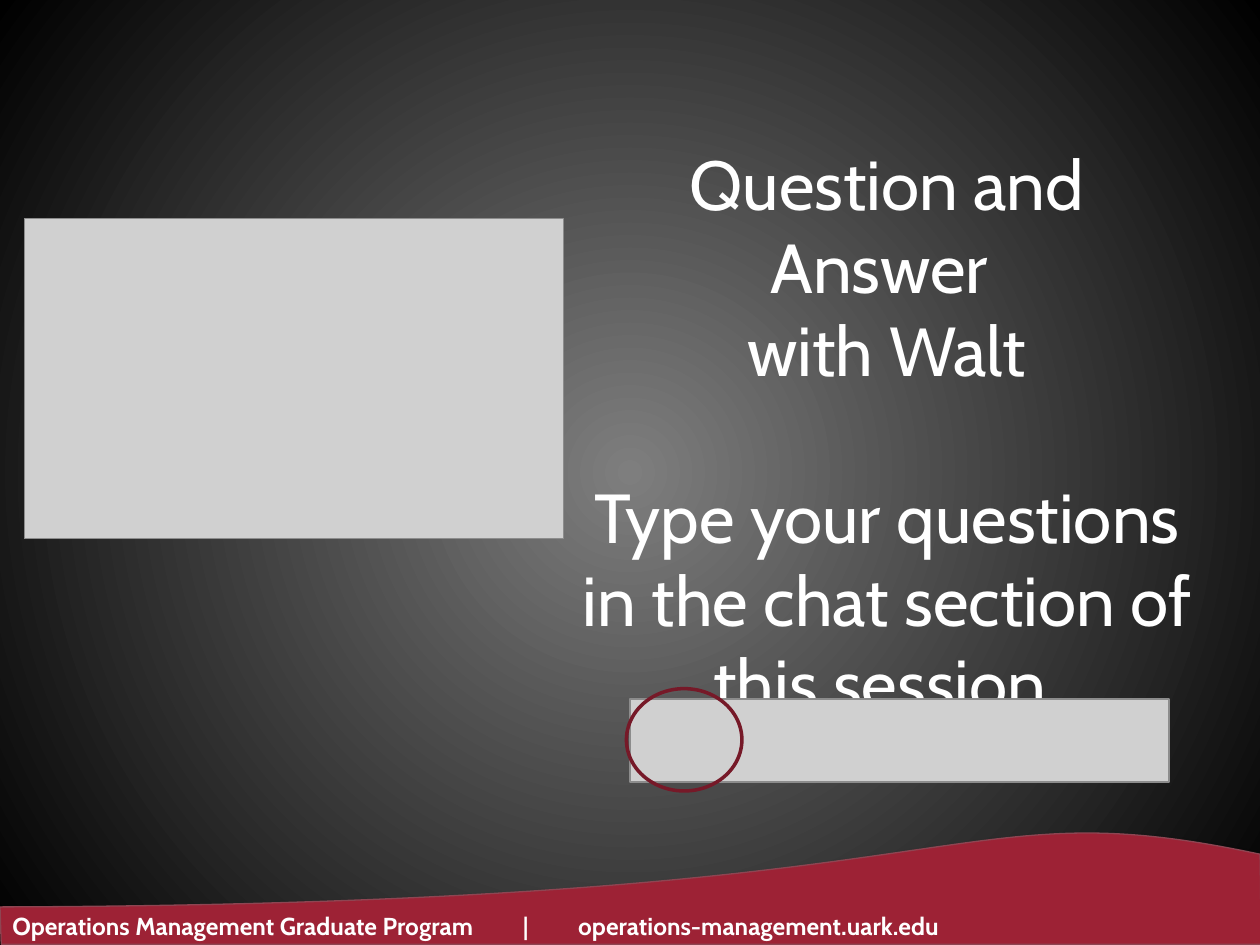
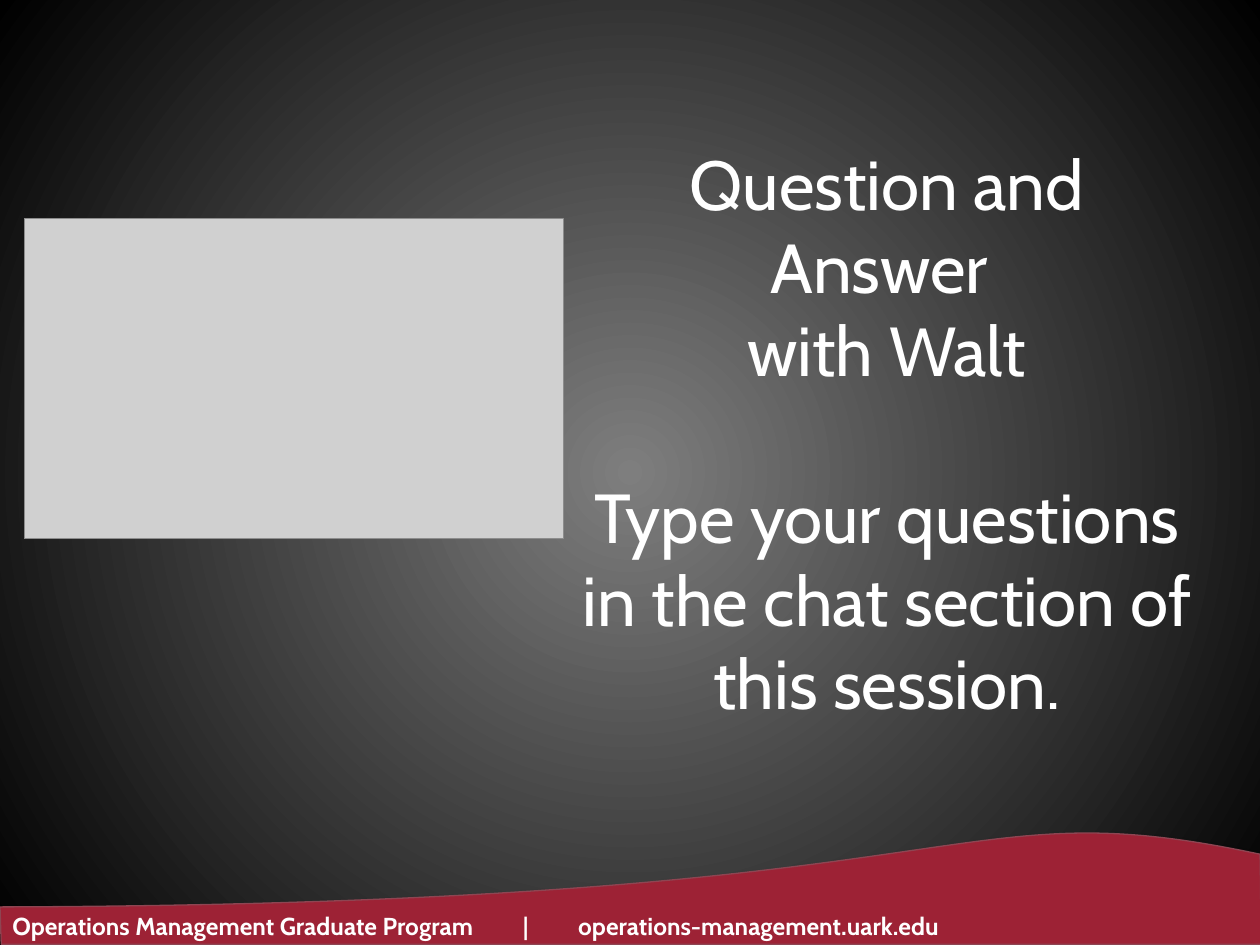
Before and after one commit to ltwalt/espnsports, a slide deck: slide 2 of Before Slide Moves - U of Ark.pptx (slide 12 before the commit). Drawn at 1260x945 pixels with LibreOffice and Linux fonts; fonts in the diff are those of the drawing; grey boxes stand for pictures; background and template pictures are left out. Boxes give left, top, right and bottom in pixels: in the first picture for what was removed or moved away, otherwise in the second. Text is boxed around its words. In the diff, an @@ line names an element or a change of style, - is before the commit and + after.

```diff
--- a/Before Slide Moves - U of Ark.pptx
+++ b/Before Slide Moves - U of Ark.pptx
@@ ellipse removed at box(626, 689, 742, 791) @@
@@ picture removed at box(630, 699, 1169, 782) @@
```
Also in this commit, not shown: 16 other slides changed, 2 slides added, 9 slides removed, 5 other files.
